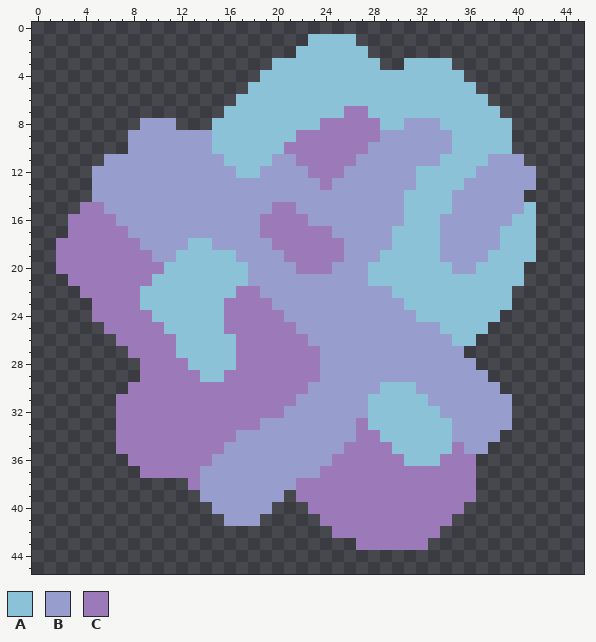
A pixel-art sprite gets an edit: sprites/blocks/environment/puzzle-boulder1.png. This is how it looked before the edit.
The file is 46x46 pixels.
Palette (. is transparent): A #8cc2d7  B #979dcc  C #9c79b9
Pixels before, first column x 2:
 1 .....................AAAA...............
 2 ....................AAAAAA..............
 3 ..................AAAAAAAAA..AAAA.......
 4 .................AAAAAAAAAAAAAAAAA......
 5 ................AAAAAAAAAAAAAAAAAAA.....
 6 ...............AAAAAAAAAAAAAAAAAAAAA....
 7 ..............AAAAAAAAAACCAAAAAAAAAAA...
 8 .......BBB...AAAAAAAAACCCCCAABBBAAAAAA..
 9 ......BBBBBBBAAAAAAACCCCCCCBBBBBBAAAAA..
10 ......BBBBBBBAAAAAACCCCCCCBBBBBBBAAAAA..
11 ....BBBBBBBBBBAAAABBCCCCCBBBBBBBAAAABBB.
12 ...BBBBBBBBBBBBAABBBBCCCBBBBBBAAAAABBBBB
13 ...BBBBBBBBBBBBBBBBBBBCBBBBBBBAAAABBBBBB
14 ...BBBBBBBBBBBBBBBBBBBBBBBBBBAAAABBBBBB.
15 ..CCBBBBBBBBBBBBBBCCBBBBBBBBBAAAABBBBBBA
16 .CCCCBBBBBBBBBBBBCCCCBBBBBBBBAAABBBBBBAA
17 .CCCCCBBBBBBBBBBBCCCCCCBBBBBAAAABBBBBAAA
18 CCCCCCCBBBBAABBBBBCCCCCCBBBBAAAABBBBBAAA
19 CCCCCCCCBBAAAAABBBBCCCCCBBBAAAAABBBBAAAA
20 CCCCCCCCCAAAAAAABBBBCCCBBBAAAAAAABBAAAA.
21 .CCCCCCCAAAAAAAABBBBBBBBBBAAAAAAAAAAAAA.
22 ..CCCCCAAAAAAAACCBBBBBBBBBBBAAAAAAAAAA..
23 ...CCCCAAAAAAACCCCBBBBBBBBBBBAAAAAAAAA..
24 ...CCCCCAAAAAACCCCCBBBBBBBBBBBAAAAAAA...
25 ....CCCCCAAAAACCCCCCBBBBBBBBBBBBAAAA....
26 .....CCCCCAAAAACCCCCCBBBBBBBBBBBBAA.....
27 ......CCCCAAAAACCCCCCCBBBBBBBBBBBB......
28 .......CCCCAAAACCCCCCCBBBBBBBBBBBBB.....
29 .......CCCCCAACCCCCCCCBBBBBBBBBBBBBB....
30 ......CCCCCCCCCCCCCCCBBBBBBAAABBBBBBB...
31 .....CCCCCCCCCCCCCCCBBBBBBAAAAABBBBBBB..
32 .....CCCCCCCCCCCCCCBBBBBBBAAAAAABBBBBB..
33 .....CCCCCCCCCCCCBBBBBBBBCAAAAAAABBBBB..
34 .....CCCCCCCCCCBBBBBBBBBBCCAAAAAABBBB...
35 .....CCCCCCCCCBBBBBBBBBBCCCCAAAAACBB....
36 ......CCCCCCCBBBBBBBBBBCCCCCCAAACCC.....
37 .......CCCCCBBBBBBBBBBCCCCCCCCCCCCC.....
38 ...........CBBBBBBBBCCCCCCCCCCCCCCC.....
39 ............BBBBBBB.CCCCCCCCCCCCCCC.....
40 .............BBBBB...CCCCCCCCCCCCC......
41 ..............BBB.....CCCCCCCCCCC.......
42 .......................CCCCCCCCC........
43 .........................CCCCCC.........
New version:
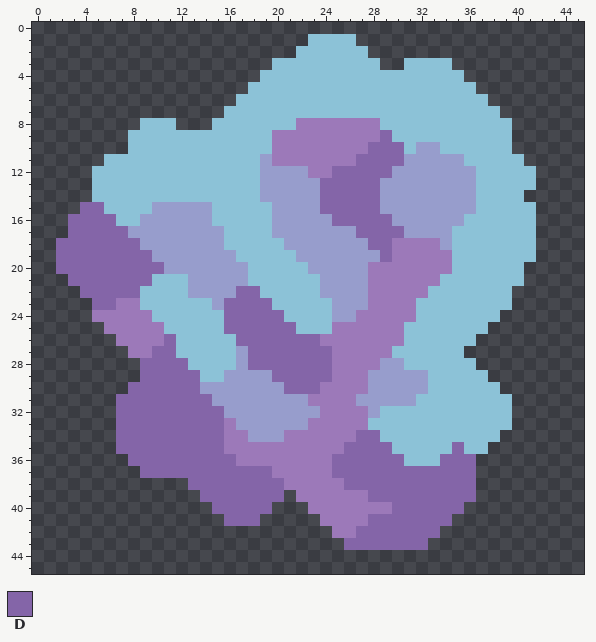
Colours new in this view: D #8465a8
The edit:
Changed rows in their new state; - is an unchanged pixel.
first column x 2:
 7 ------------------------AA--------------
 8 -------AAA----------CC-------AAA--------
 9 ------AAAAAAA-----CC-------DAAAAA-------
10 ------AAAAAAA-----C-------DDDA--A-------
11 ----AAAAAAAAAA---BCC-----DDDD---BB--AAA-
12 ---AAAAAAAAAAAA--------DDDDD--BBBBBAAAAA
13 ---AAAAAAAAAAAAAA-----DDDDD---BBBB-AAAAA
14 ---AAAAAAAAAAAAAA-----DDDDD--BBBB--AAAA-
15 --DDAAAA-----AAAAABB--DDDDD--BBBB--AAAA-
16 -DDDDAA------AAAAABBB--DDDDD-BBB--AAAA--
17 -DDDDD--------AAAABBBBB--DDDDBBB-AAAA---
18 DDDDDDD----BB-AAAAABBBBB--DDCCCC-AAAA---
19 DDDDDDDD--BBBBBAAAAABBBB---DCCCCCAAA----
20 DDDDDDDDDBBBBBBBAAAAABB---CCCCCCCAA-----
21 -DDDDDDD---BBBBBAAAAAA----CCCCCC--------
22 --DDDDD----BBBBDDAAAAA----CCCCC---------
23 ---DD--------BDDDDAAAAA---CCCC----------
24 --------------DDDDDAAAA--CCCCC----------
25 --------------DDDDDDAAACCCCCCAAA--------
26 ---------D-----DDDDDDDCCCCCCCAAAA-------
27 --------DD-----BDDDDDDDCCCCCAAAAAA------
28 -------DDDD----BDDDDDDDCCCC--AAAAAA-----
29 -------DDDDD--BBBBDDDDDCCC-----AAAAA----
30 ------DDDDDDBBBBBBBDDDCCCC-BBB-AAAAAA---
31 -----DDDDDDDDBBBBBBB-CCCC-BBBB-AAAAAAA--
32 -----DDDDDDDDDBBBBB---CCCCB-----AAAAAA--
33 -----DDDDDDDDD-BB----CCCC--------AAAAA--
34 -----DDDDDDDDD-C---CCCCCCDD------AAAA---
35 -----DDDDDDDDDCCCCCCCCCCDDDD-----DAA----
36 ------DDDDDDDDDCCCCCCCCDDDDDD---DDD-----
37 -------DDDDDDDDDDDCCCC-DDDDDDDDDDDD-----
38 -----------DDDDDDDDC----DDDDDDDDDDD-----
39 ------------DDDDDDD-------DDDDDDDDD-----
40 -------------DDDDD----------DDDDDD------
41 --------------DDD---------DDDDDDD-------
42 -------------------------DDDDDDD--------
43 ------------------------DDDDDDD---------
